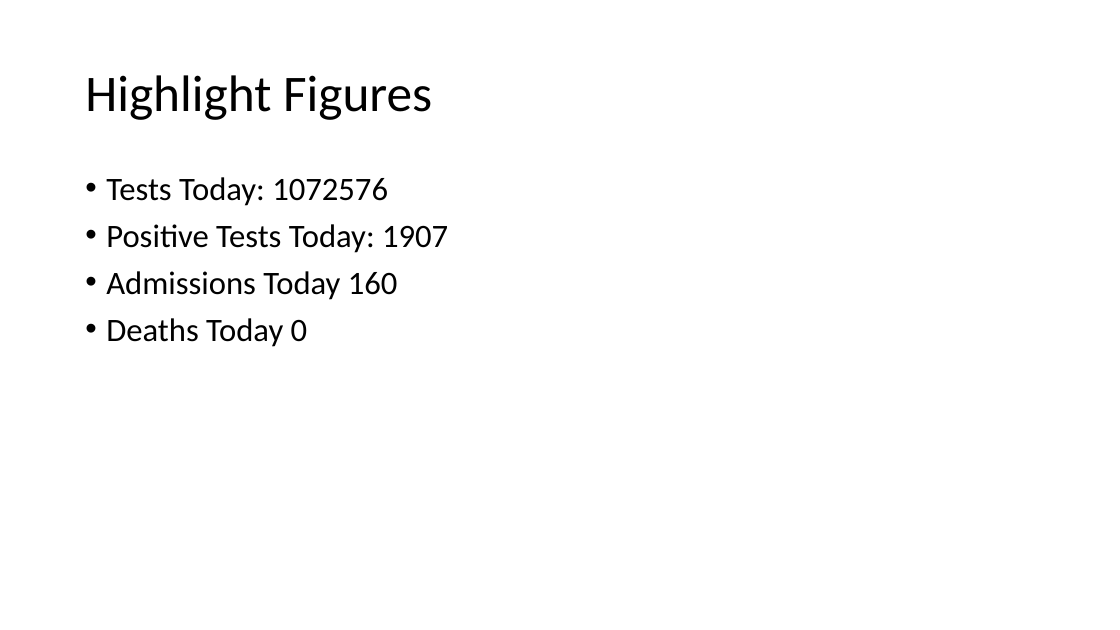
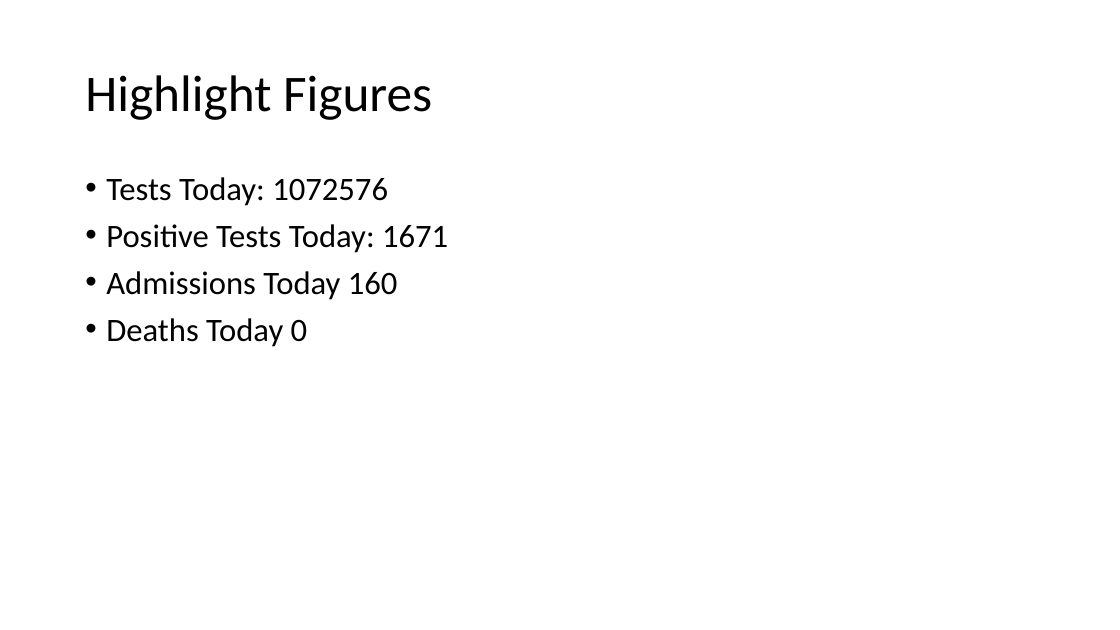
Before and after one commit to evolvedlight/uk_covid_slides, a slide deck: slide 2 of CovidData.pptx. Drawn at 1120x630 pixels with LibreOffice and Linux fonts; fonts in the diff are those of the drawing. Boxes give left, top, right and bottom in pixels: in the first picture for what was removed or moved away, otherwise in the second. Text is boxed around its words. In the diff, an @@ line names an element or a change of style, - is before the commit and + after.

Commit message:
Add updated figures

```diff
--- a/CovidData.pptx
+++ b/CovidData.pptx
@@ text at (x1=106, y1=224, x2=448, y2=253): text changed @@
-• Positive Tests Today: 1907
+• Positive Tests Today: 1671
```
